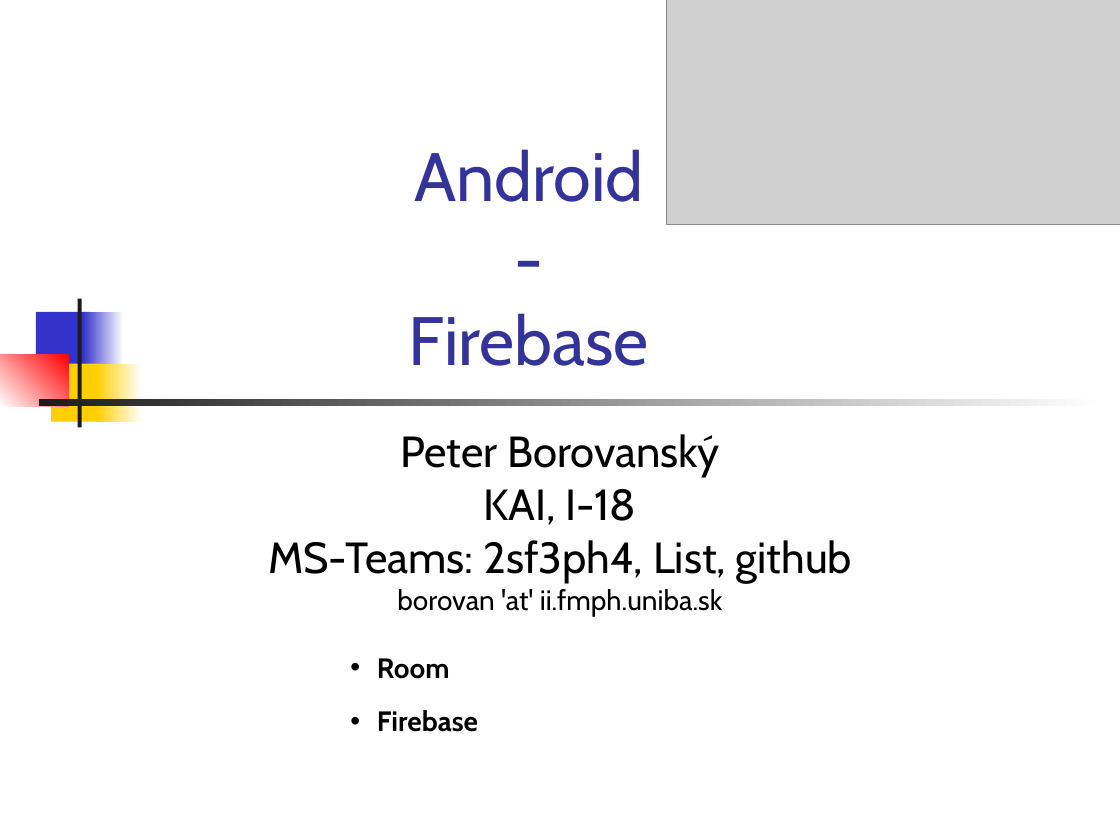
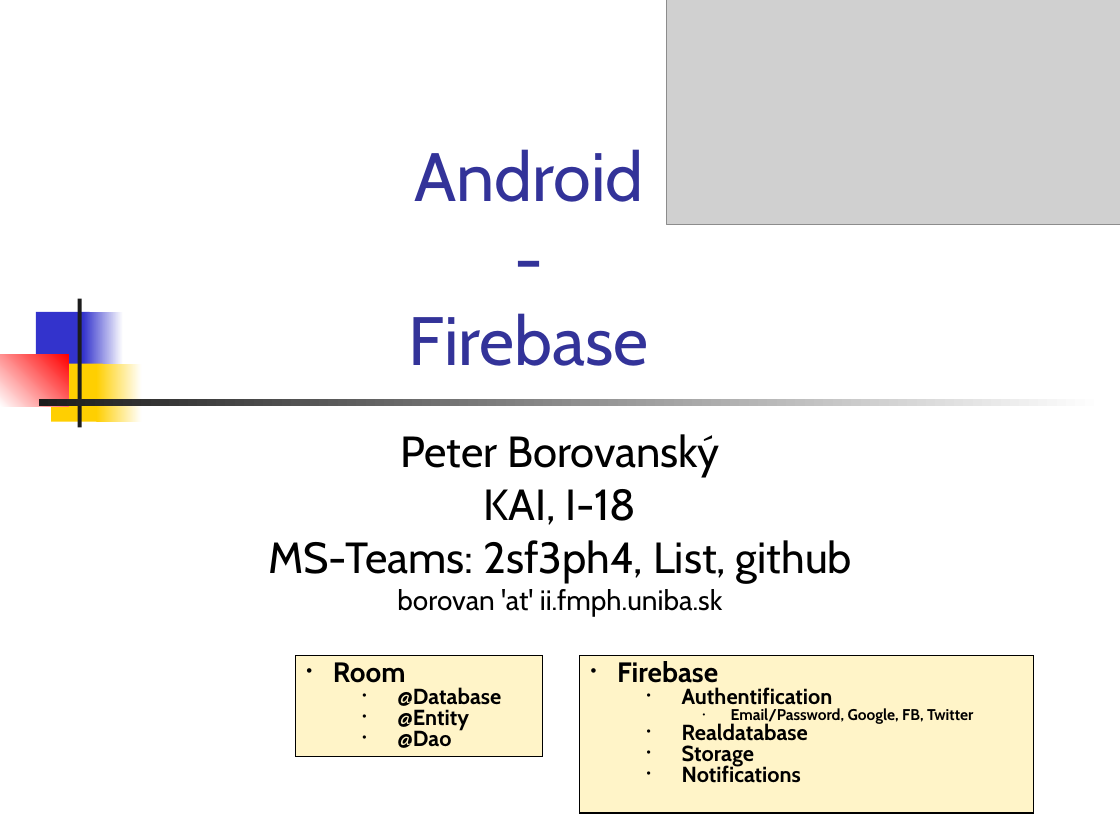
Before and after one commit to vmandro/Prednasky, a slide deck: slide 1 of 12/12_Android.ppt. Drawn at 1120x840 pixels with LibreOffice and Linux fonts; fonts in the diff are those of the drawing; grey boxes stand for pictures. Boxes give left, top, right and bottom in pixels: in the first picture for what was removed or moved away, otherwise in the second. Text is boxed around its words. In the diff, an @@ line names an element or a change of style, - is before the commit and + after.

```diff
--- a/12/12_Android.ppt
+++ b/12/12_Android.ppt
@@ rectangle "Room": place and size @@
-rectangle "Room" at box(377, 658, 478, 732)
+rectangle "Room" at box(296, 655, 543, 756)
@@ rectangle "Room" at box(296, 655, 543, 756): fill none to #FFF4C8; outline none to #000000 0.74 pt @@
@@ rectangle added at box(580, 655, 1035, 813), fill #FFF4C8, outline #000000 0.74 pt, 14 pt, text #000000, bold @@
+• Firebase
+  • Authentification
+    • Email/Password, Google, FB, Twitter
+  • Realdatabase
+  • Storage
+  • Notifications
@@ text in rectangle at box(397, 687, 501, 748): text changed; size 18 to 14 pt @@
-• Firebase
+  • @Database
+  • @Entity
+  • @Dao
```
Also in this commit, not shown: 24 other slides changed, 5 slides added, 1 other file.
